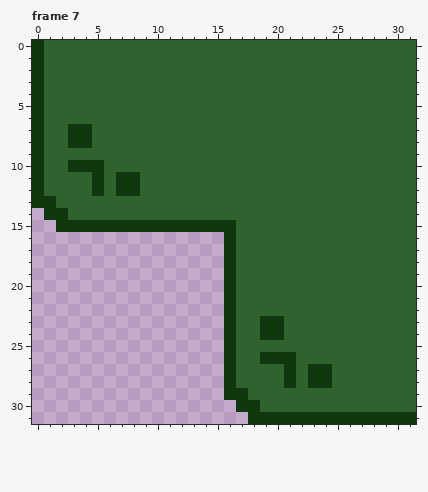
Pixel-art file, stored at art/tiles.aseprite. The picture above was drawn from the file before the commit.
32x32 pixels, 7 frames. Shown: frame 7.
After:
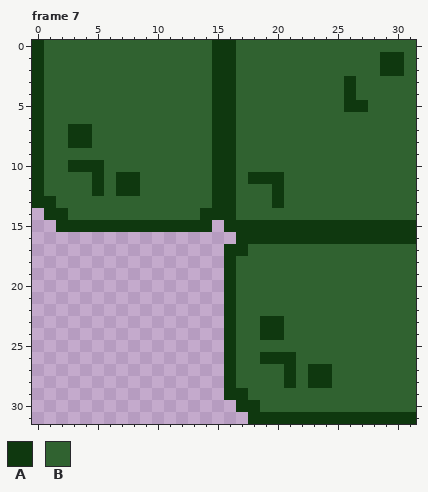
Palette (. is transparent): A #0f380f  B #306230
The exact change:
Frame 7:
y 0: x 15..16 BB -> AA
y 1..2: x 15..16 BB -> AA; x 29..30 BB -> AA
y 3..4: x 15..16 BB -> AA; x 26 B -> A
y 5: x 15..16 BB -> AA; x 26..27 BB -> AA
y 6..10: x 15..16 BB -> AA
y 11: x 15..16 BB -> AA; x 18..20 BBB -> AAA
y 12..13: x 15..16 BB -> AA; x 20 B -> A
y 14: x 14..16 BBB -> AAA
y 15: x 15 A -> .; x 17..31 BBBBBBBBBBBBBBB -> AAAAAAAAAAAAAAA
y 16: x 16..31 ABBBBBBBBBBBBBBB -> .AAAAAAAAAAAAAAA
y 17: x 17 B -> A
Where, in picture pixels (left, top, right, bottom), the same in both pictures:
changed: (200, 40, 416, 256)
